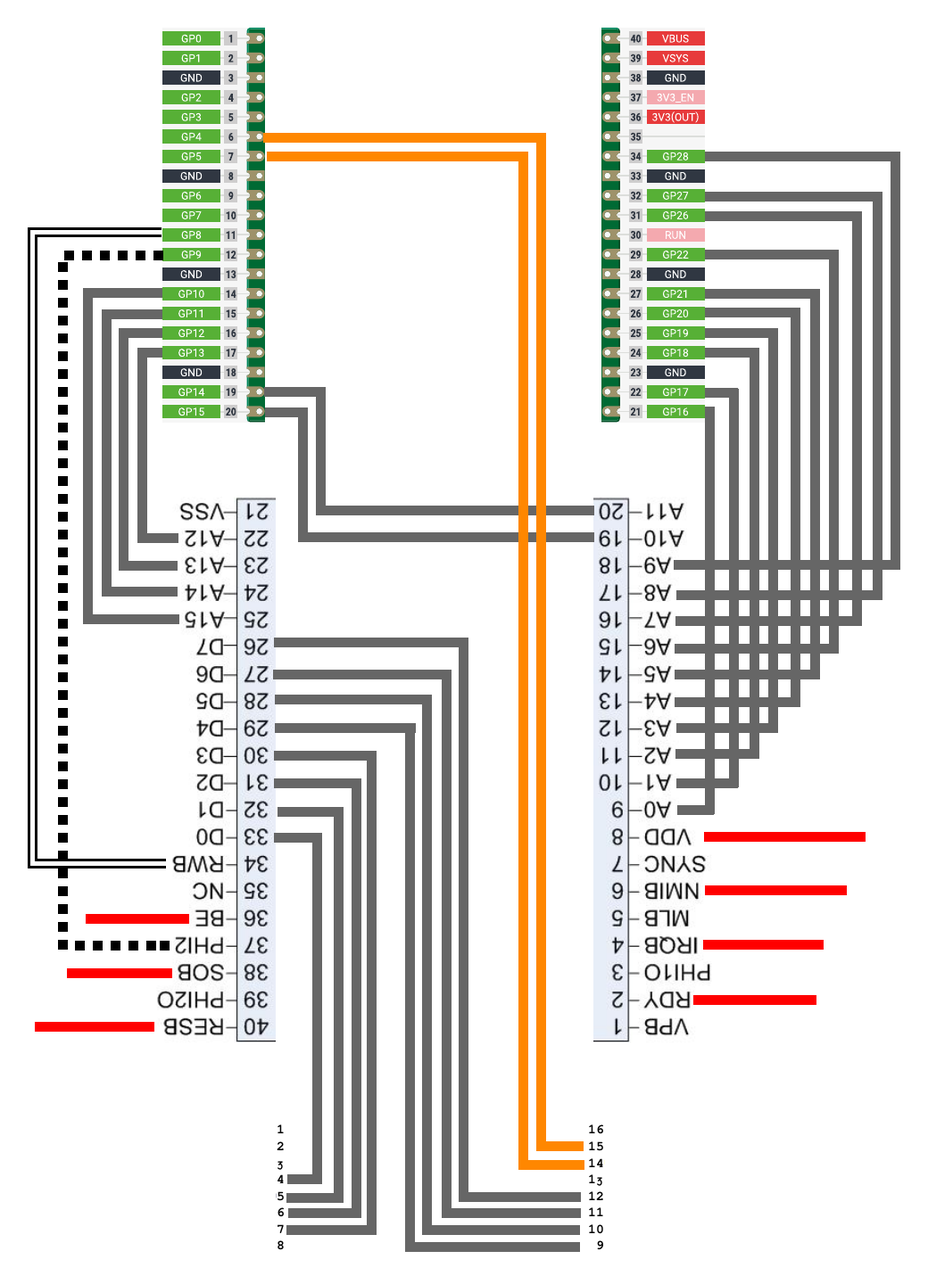
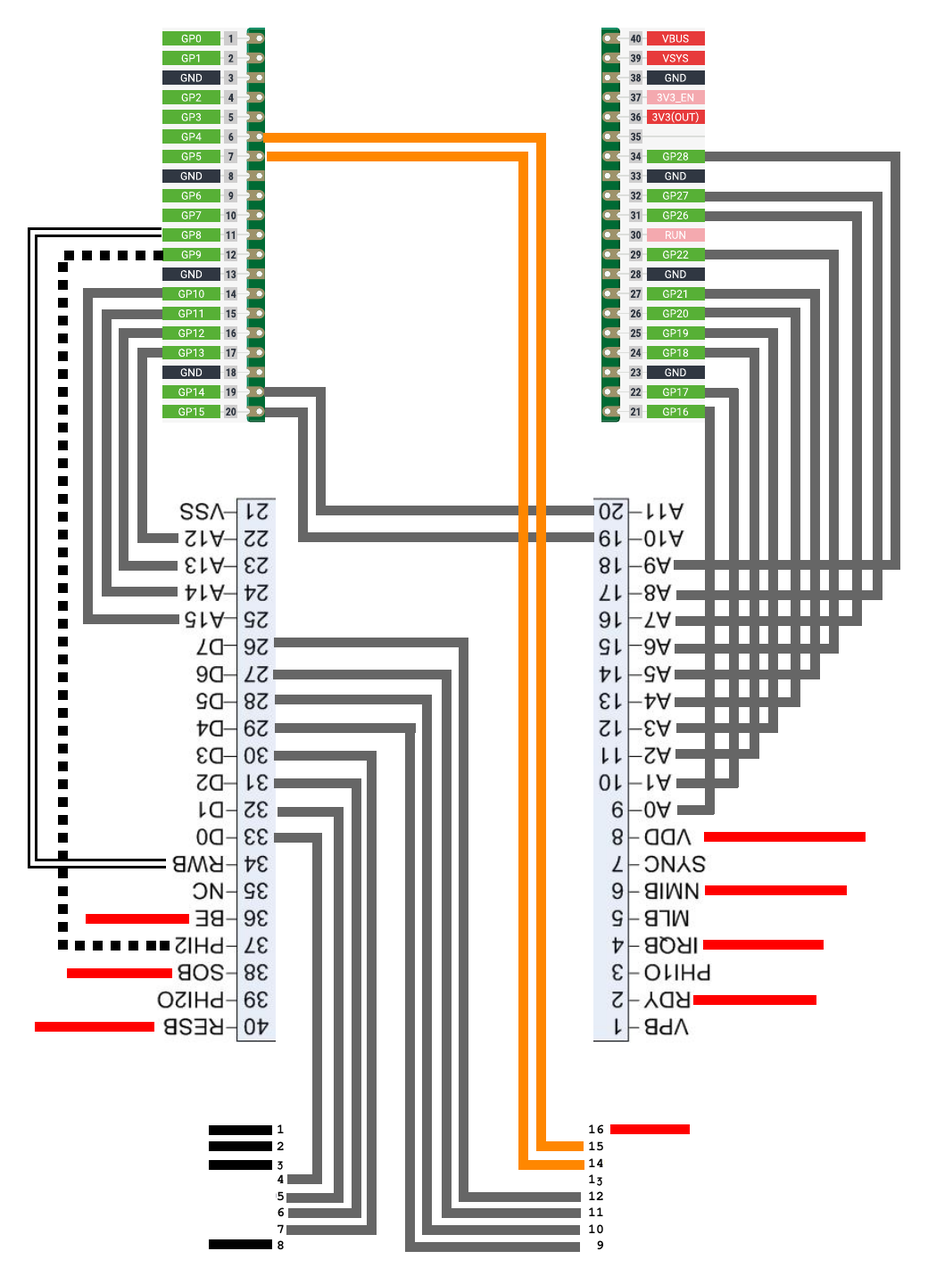
The second 928×1284 image is a revision of the first. Changes to its layers:
painted on "Background" over [left=208, top=1124, right=690, bottom=1250]
